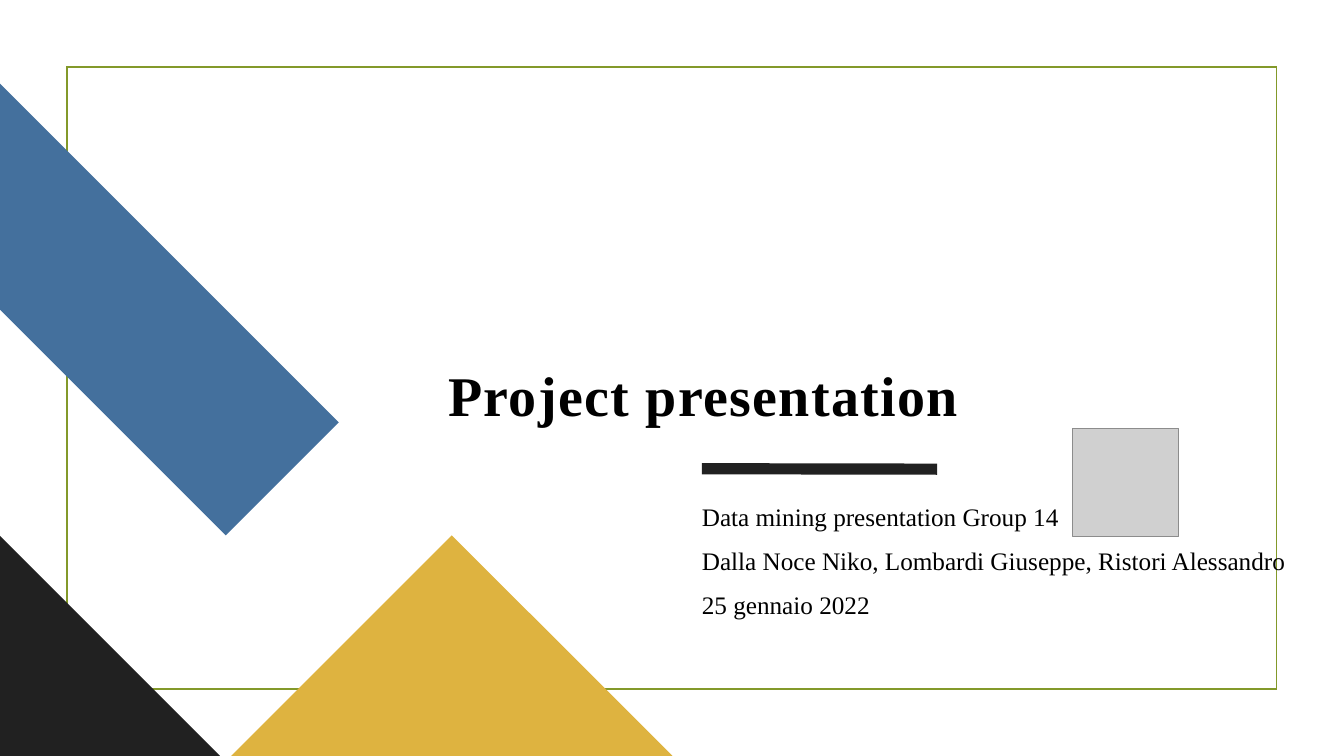
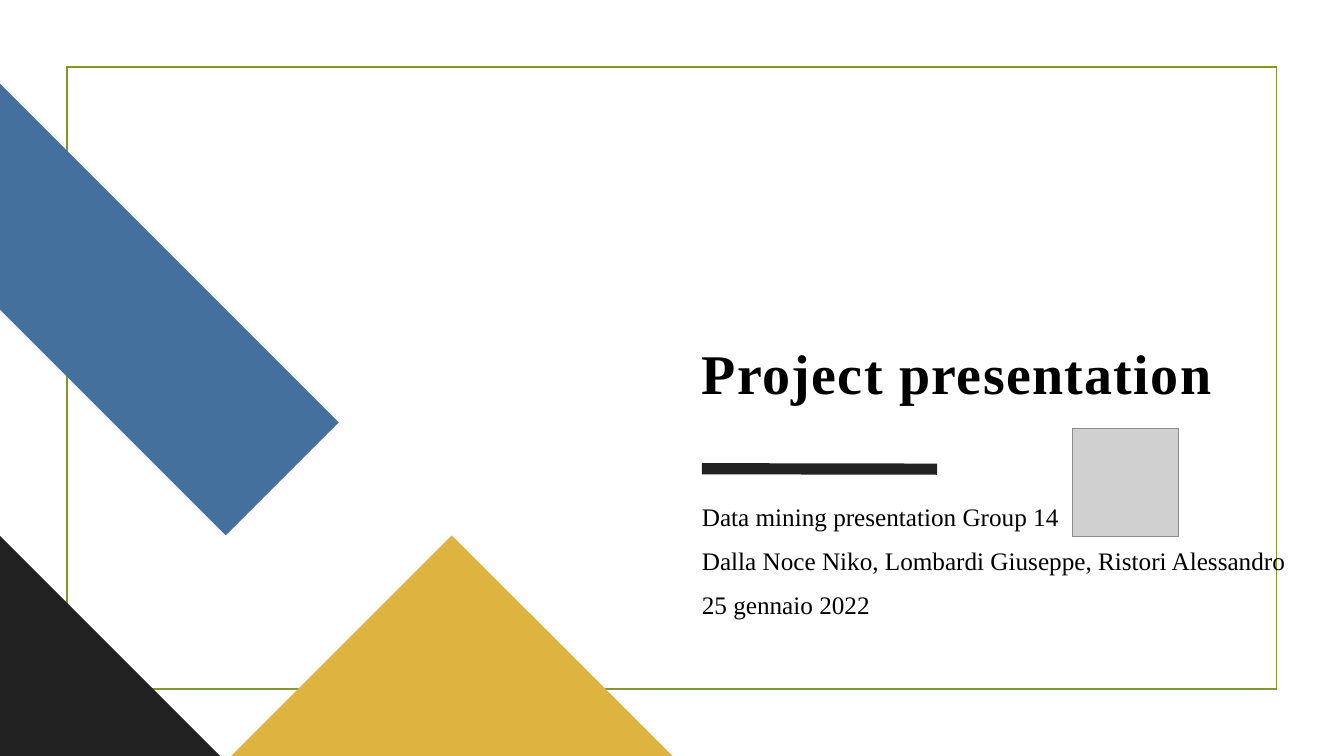
Before and after one commit to nikodallanoce/DataMiningProject, a slide deck: slide 1 of DM_14_project.pptx. Drawn at 1344x756 pixels with LibreOffice and Linux fonts; fonts in the diff are those of the drawing; grey boxes stand for pictures; background and template pictures are left out. Boxes give left, top, right and bottom in pixels: in the first picture for what was removed or moved away, otherwise in the second. Text is boxed around its words. In the diff, an @@ line names an element or a change of style, - is before the commit and + after.

```diff
--- a/DM_14_project.pptx
+++ b/DM_14_project.pptx
@@ title "Project presentation": place and size @@
-title "Project presentation" at box(448, 377, 958, 427)
+title "Project presentation" at box(702, 355, 1211, 405)
```
Also in this commit, not shown: 2 other slides changed, 1 slide added, 1 other file.
